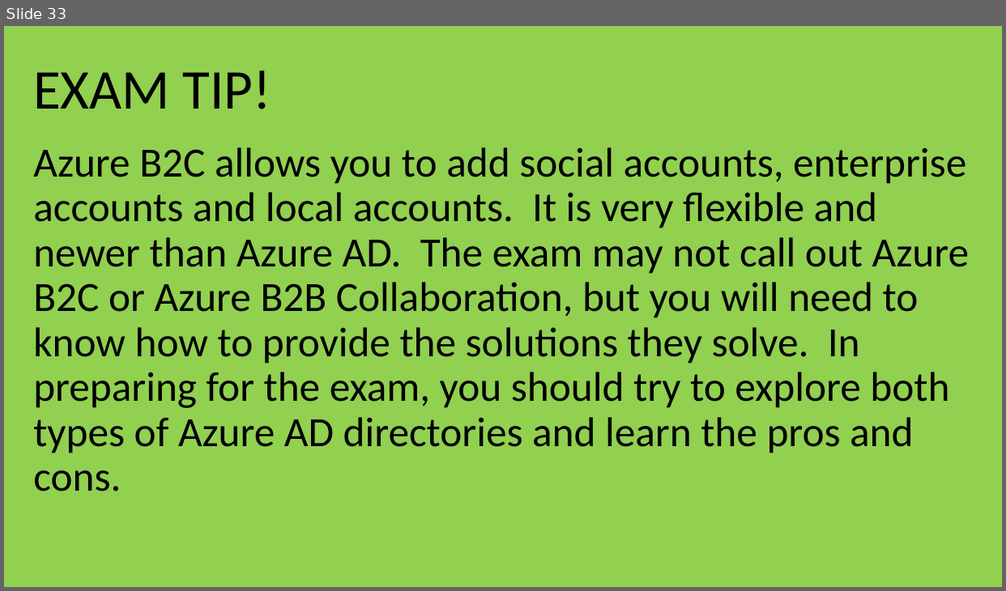
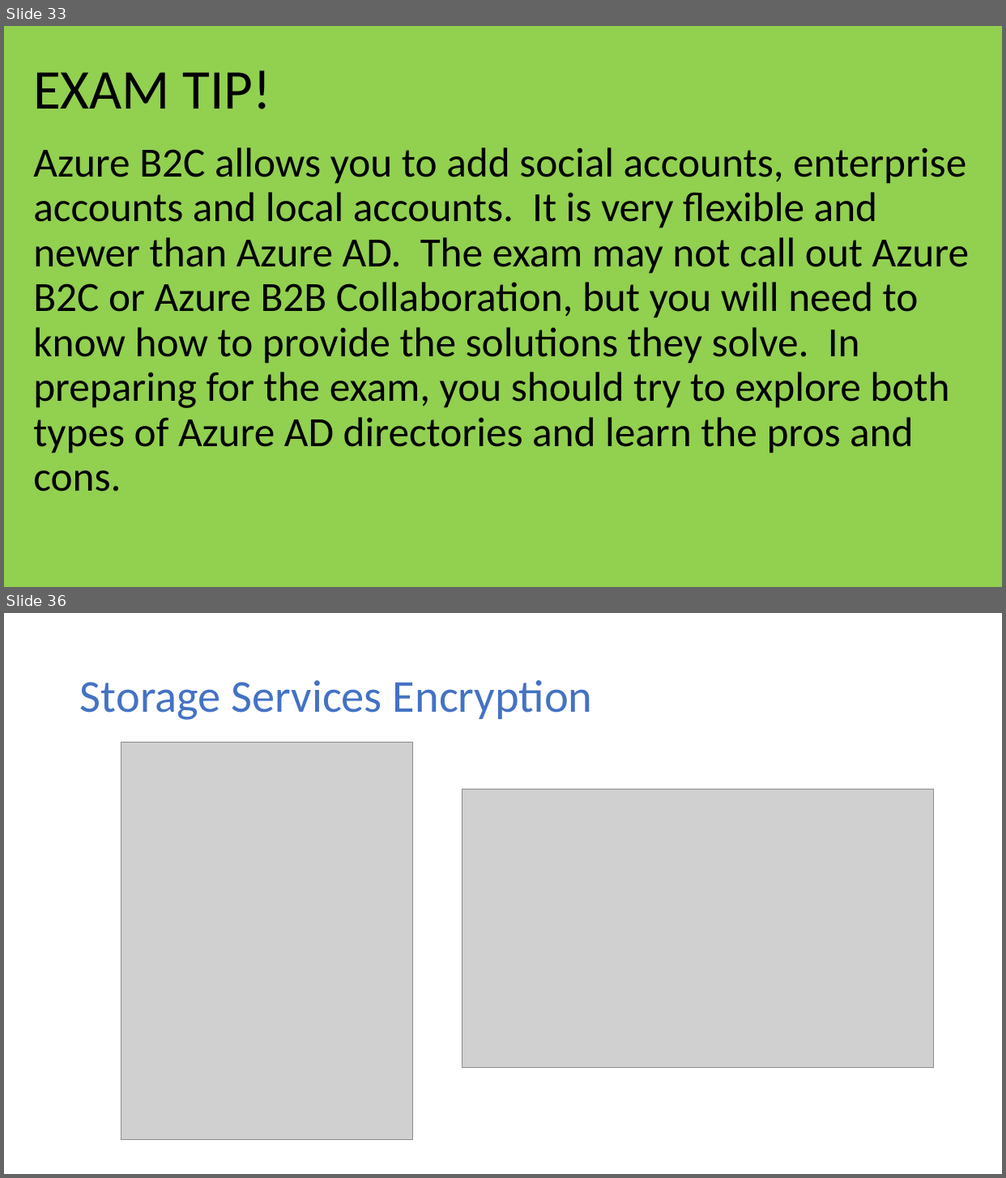
Before and after one commit to dstolts/70-534, a slide deck: Presentations/70-534-Combined-SecuritySlides.pptx. Shown one above the other, each under a label of ours: slide 33 before the commit, slides 33 and 36 after it; the slides between them are not shown. The pictures are 1006x591 and 1006x1178 pixels, drawn with LibreOffice and Linux fonts; fonts in the diff are those of the drawing; grey boxes stand for pictures. Boxes give left, top, right and bottom in pixels: in the first picture for what was removed or moved away, otherwise in the second. Text is boxed around its words. In the diff, an @@ line names an element or a change of style, - is before the commit and + after.

```diff
--- a/Presentations/70-534-Combined-SecuritySlides.pptx
+++ b/Presentations/70-534-Combined-SecuritySlides.pptx
@@ slide 36 added at <box>4,613,1002,1174</box>, background #FFFFFF @@
@@ title added at <box>80,680,593,720</box>, 44 pt, text #4472C4 @@
+Storage Services Encryption
@@ picture added at <box>121,743,413,1140</box> @@
@@ picture added at <box>462,789,934,1068</box> @@
```
Also in this commit, not shown: 8 other slides added.
